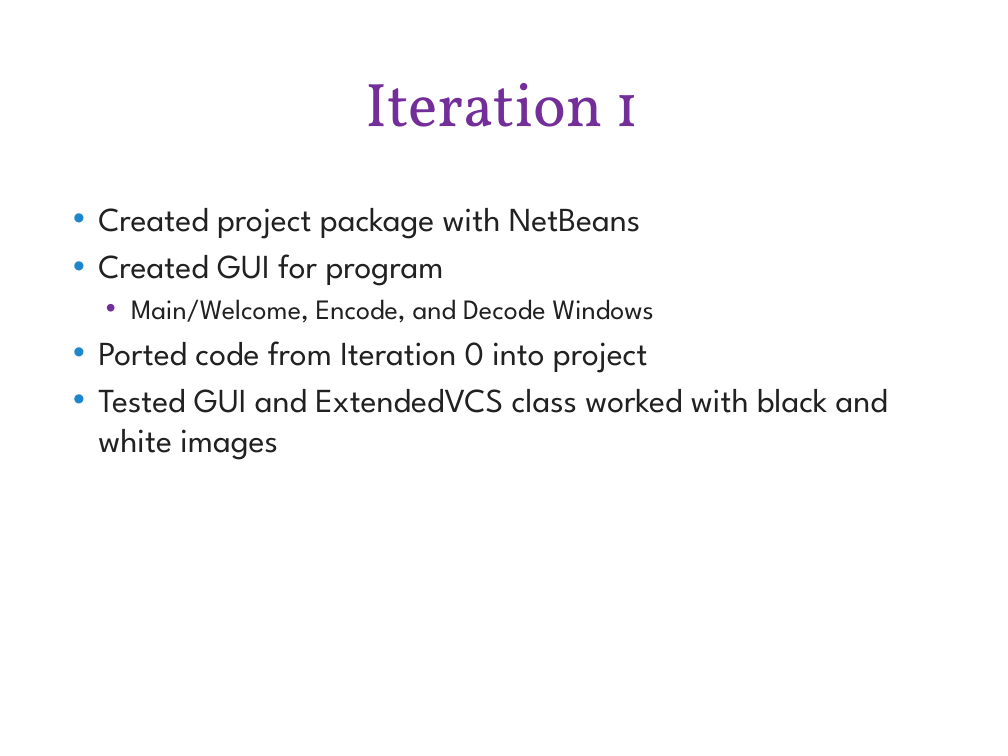
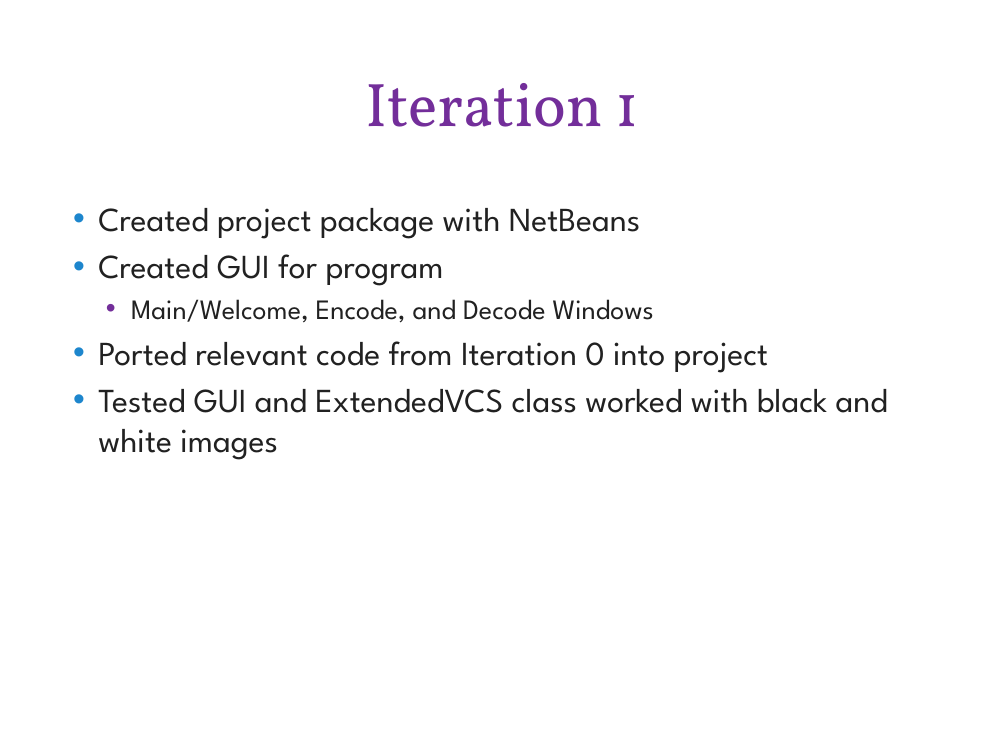
Before and after one commit to amh0029/Masters_Proj, a slide deck: slide 8 of Documentation/MastersDefense.pptx. Drawn at 1008x756 pixels with LibreOffice and Linux fonts; fonts in the diff are those of the drawing; background and template pictures are left out. Boxes give left, top, right and bottom in pixels: in the first picture for what was removed or moved away, otherwise in the second. Text is boxed around its words. In the diff, an @@ line names an element or a change of style, - is before the commit and + after.

Commit message:
Updated PPT and Wrote Speech

```diff
--- a/Documentation/MastersDefense.pptx
+++ b/Documentation/MastersDefense.pptx
@@ text at (x1=98, y1=341, x2=768, y2=373): text changed @@
-• Ported code from Iteration 0 into project
+• Ported relevant code from Iteration 0 into project
```
Also in this commit, not shown: 1 other file.
